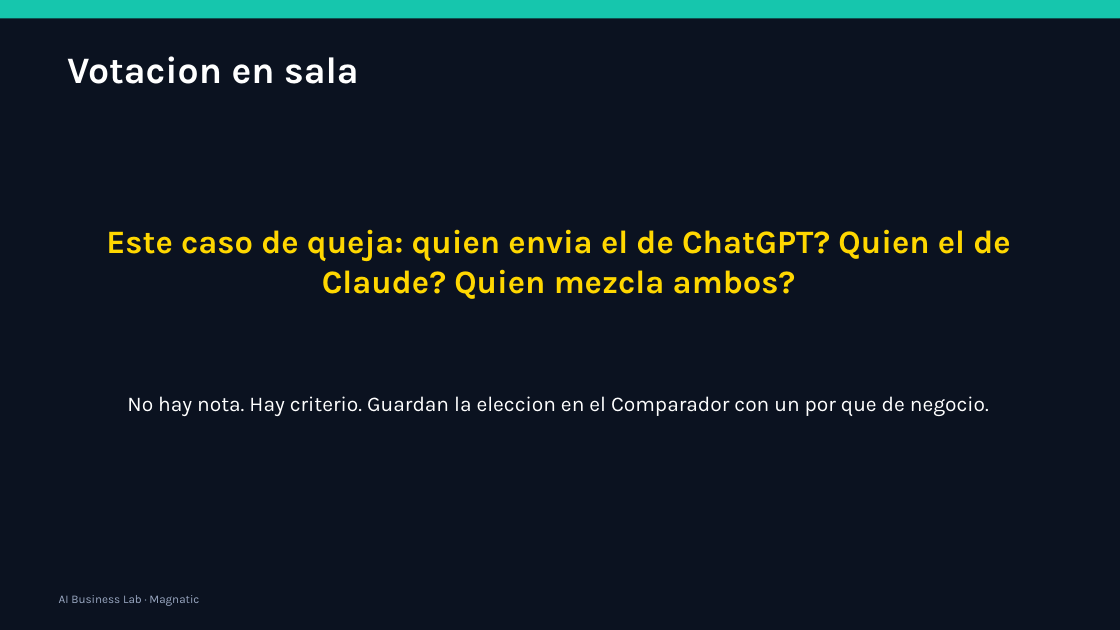
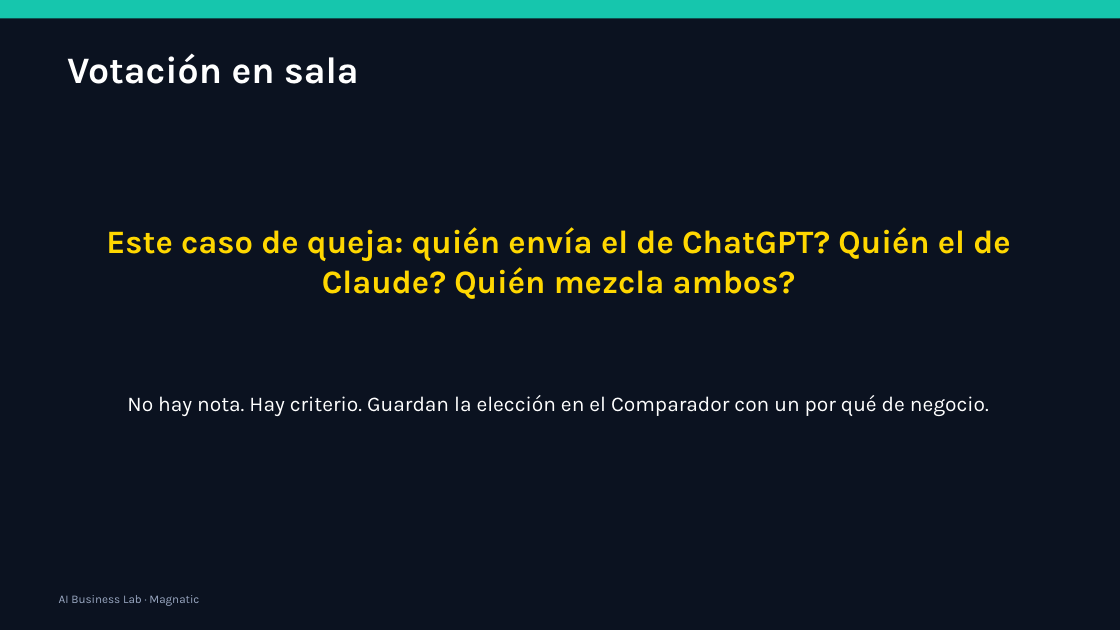
Before and after one commit to xander0408/CURSOS, a slide deck: slide 69 of AI-Business-Lab-Presentacion.pptx. Drawn at 1120x630 pixels with LibreOffice and Linux fonts; fonts in the diff are those of the drawing. Boxes give left, top, right and bottom in pixels: in the first picture for what was removed or moved away, otherwise in the second. Text is boxed around its words. In the diff, an @@ line names an element or a change of style, - is before the commit and + after.

```diff
--- a/AI-Business-Lab-Presentacion.pptx
+++ b/AI-Business-Lab-Presentacion.pptx
@@ text at [67,53,359,84]: text changed @@
-Votacion en sala
+Votación en sala
@@ text at [106,227,1010,299]: text changed @@
-Este caso de queja: quien envia el de ChatGPT? Quien el de Claude? Quien mezcla ambos?
+Este caso de queja: quién envía el de ChatGPT? Quién el de Claude? Quién mezcla ambos?
@@ text at [127,395,989,416]: text changed @@
-No hay nota. Hay criterio. Guardan la eleccion en el Comparador con un por que de negocio.
+No hay nota. Hay criterio. Guardan la elección en el Comparador con un por qué de negocio.
```
Also in this commit, not shown: 56 other slides changed, 27 other files.
